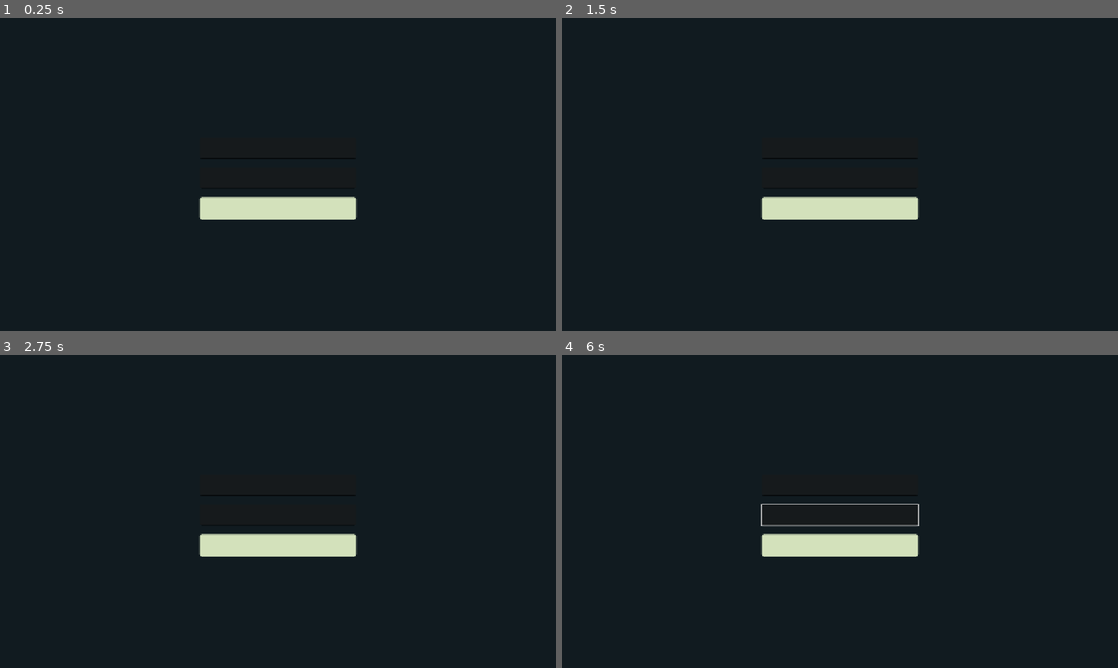
Above: before the commit, frames 1-4 (two rows, left to right).
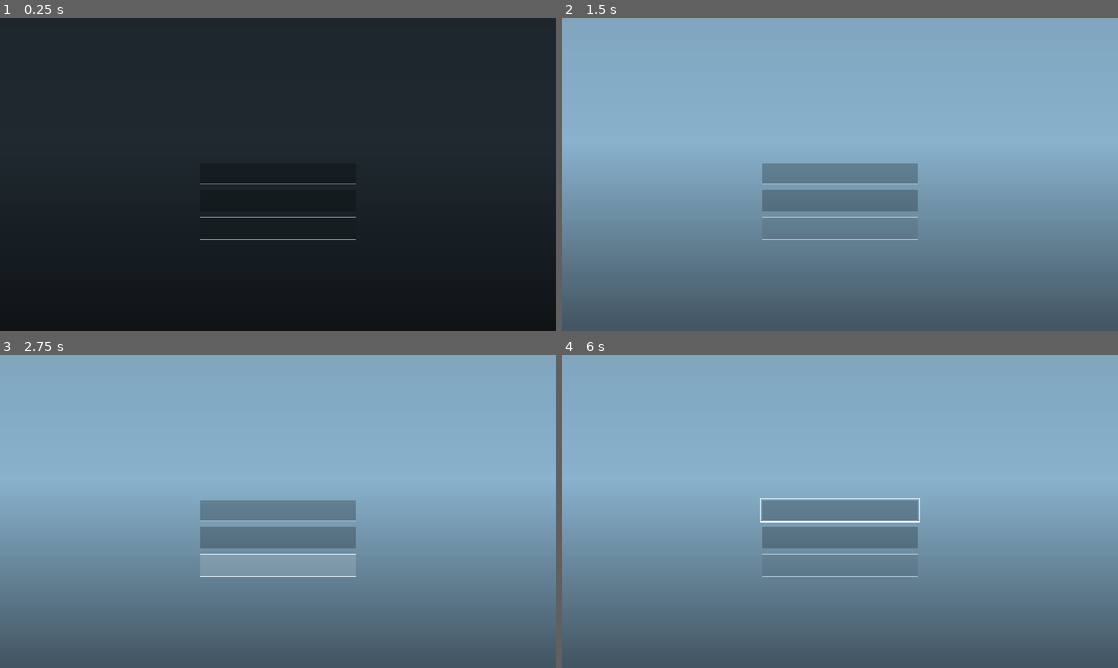
Above: after the commit, the same moments.

Repository: saurlax/dlut-online
Game: Godot game, scene res://scenes/main.tscn
The game is run twice, just before and just after one commit, with the same random seed, the same clock (stepped at 60 frames per second) and the same inputs.
Inputs (mouse positions are in pixels of both pictures, inside the frame that each line leads up to):
- Up to frame 1 (0.25 s): no input
- Up to frame 2 (1.5 s): click "登录" at 0.5 s; tap Enter at 1.25 s; move the mouse to (962, 158) at 1.27 s; hold D from 1.28 s (still down); tap Shift at 1.35 s; click (962, 158) at 1.42 s
- Up to frame 3 (2.75 s): tap Space at 1.52, 2 s; release D at 2 s; drag from (166, 527) to (250, 574) at 2.02 s
- Up to frame 4 (6 s): tap Enter at 2.75, 4.25 s; move the mouse to (895, 442) at 2.77 s; hold D 2.78-3.5 s; tap Keypad Enter at 2.85, 5.85 s; click (895, 442) at 2.92 s; tap Space at 3.5, 4.52, 5 s; drag from (812, 574) to (673, 464) at 3.52 s; move the mouse to (1006, 558) at 4.27 s; hold A 4.28-5 s; tap Shift at 4.35 s; click (1006, 558) at 4.42 s; drag from (673, 464) to (756, 433) at 5.02 s; move the mouse to (867, 511) at 5.77 s; hold S from 5.78 s (still down); click (867, 511) at 5.92 s

The runs differ from the first frame. In frame 1, 2.3% of the frame differs, in the area x 35-65%, y 44-71%; in frame 2, 100%, in the area x 0-100%, y 0-100%; in frame 3, 100%; in frame 4, 100%.

Commit message:
feat(game): add minimal menu with rotating campus views

Diff:
--- /dev/null
+++ b/apps/game/assets/ui/campus_theme.tres
@@ -0,0 +1,110 @@
+[gd_resource type="Theme" load_steps=9 format=3]
+
+[ext_resource type="FontFile" path="res://assets/fonts/CampusSans.ttf" id="1"]
+
+[sub_resource type="StyleBoxFlat" id="Normal"]
+content_margin_left = 16.0
+content_margin_top = 12.0
+content_margin_right = 16.0
+content_margin_bottom = 12.0
+bg_color = Color(0, 0, 0, 0.08)
+border_width_bottom = 1
+border_color = Color(1, 1, 1, 0.65)
+border_width_left = 1
+border_width_top = 1
+border_width_right = 1
+
+[sub_resource type="StyleBoxFlat" id="Hover"]
+content_margin_left = 16.0
+content_margin_top = 12.0
+content_margin_right = 16.0
+content_margin_bottom = 12.0
+bg_color = Color(1, 1, 1, 0.15)
+border_width_bottom = 1
+border_color = Color(1, 1, 1, 1)
+border_width_left = 1
+border_width_top = 1
+border_width_right = 1
+
+[sub_resource type="StyleBoxFlat" id="Pressed"]
+content_margin_left = 16.0
+content_margin_top = 12.0
+content_margin_right = 16.0
+content_margin_bottom = 12.0
+bg_color = Color(1, 1, 1, 0.25)
+border_width_bottom = 1
+border_color = Color(1, 1, 1, 1)
+border_width_left = 1
+border_width_top = 1
+border_width_right = 1
+
+[sub_resource type="StyleBoxFlat" id="Disabled"]
+content_margin_left = 16.0
+content_margin_top = 12.0
+content_margin_right = 16.0
+content_margin_bottom = 12.0
+bg_color = Color(0, 0, 0, 0.08)
+border_width_bottom = 1
+border_color = Color(1, 1, 1, 0.25)
+border_width_left = 1
+border_width_top = 1
+border_width_right = 1
+
+[sub_resource type="StyleBoxFlat" id="Field"]
+content_margin_left = 16.0
+content_margin_top = 12.0
+content_margin_right = 16.0
+content_margin_bottom = 12.0
+bg_color = Color(0, 0, 0, 0.24)
+border_width_bottom = 1
+border_color = Color(1, 1, 1, 0.4)
+
+[sub_resource type="StyleBoxFlat" id="Focus"]
+draw_center = false
+border_width_left = 2
+border_width_top = 2
+border_width_right = 2
+border_width_bottom = 2
+border_color = Color(1, 1, 1, 1)
+expand_margin_left = 4.0
+expand_margin_top = 4.0
+expand_margin_right = 4.0
+expand_margin_bottom = 4.0
+
+[sub_resource type="StyleBoxEmpty" id="Empty"]
+
+[resource]
+default_font = ExtResource("1")
+default_font_size = 16
+Button/colors/font_color = Color(1, 1, 1, 1)
+Button/colors/font_hover_color = Color(1, 1, 1, 1)
+Button/colors/font_pressed_color = Color(1, 1, 1, 1)
+Button/colors/font_focus_color = Color(1, 1, 1, 1)
+Button/colors/font_disabled_color = Color(1, 1, 1, 0.45)
+Button/styles/normal = SubResource("Normal")
+Button/styles/hover = SubResource("Hover")
+Button/styles/pressed = SubResource("Pressed")
+Button/styles/disabled = SubResource("Disabled")
+Button/styles/focus = SubResource("Focus")
+PrimaryButton/base_type = &"Button"
+PrimaryButton/font_sizes/font_size = 22
+QuietButton/base_type = &"Button"
+QuietButton/styles/normal = SubResource("Empty")
+QuietButton/styles/hover = SubResource("Empty")
+QuietButton/styles/pressed = SubResource("Empty")
+Label/colors/font_color = Color(1, 1, 1, 1)
+Label/colors/font_shadow_color = Color(0, 0, 0, 0.5)
+Label/constants/shadow_offset_y = 1
+LineEdit/colors/font_color = Color(1, 1, 1, 1)
+LineEdit/colors/font_placeholder_color = Color(1, 1, 1, 0.75)
+LineEdit/colors/font_uneditable_color = Color(1, 1, 1, 0.5)
+LineEdit/colors/caret_color = Color(1, 1, 1, 1)
+LineEdit/colors/selection_color = Color(1, 1, 1, 0.3)
+LineEdit/styles/normal = SubResource("Field")
+LineEdit/styles/read_only = SubResource("Field")
+LineEdit/styles/focus = SubResource("Focus")
+LinkButton/colors/font_color = Color(1, 1, 1, 0.8)
+LinkButton/colors/font_hover_color = Color(1, 1, 1, 1)
+LinkButton/colors/font_pressed_color = Color(1, 1, 1, 1)
+LinkButton/colors/font_focus_color = Color(1, 1, 1, 1)
+LinkButton/styles/focus = SubResource("Focus")
--- a/apps/game/scenes/main.tscn
+++ b/apps/game/scenes/main.tscn
@@ -1,7 +1,21 @@
-[gd_scene load_steps=2 format=3]
+[gd_scene load_steps=3 format=3]
 
 [ext_resource type="Script" path="res://scripts/client/campus_hud.gd" id="1"]
+
+[ext_resource type="PackedScene" path="res://scenes/ui/login_menu.tscn" id="2"]
 
 [node name="DLUTOnline" type="CanvasLayer"]
 script = ExtResource("1")
 login_only = true
+
+[node name="Interface" type="Control" parent="."]
+layout_mode = 3
+anchors_preset = 15
+anchor_right = 1.0
+anchor_bottom = 1.0
+grow_horizontal = 2
+grow_vertical = 2
+mouse_filter = 2
+
+[node name="Menu" parent="Interface" instance=ExtResource("2")]
+layout_mode = 1
--- /dev/null
+++ b/apps/game/scenes/ui/campus_backdrop.tscn
@@ -0,0 +1,47 @@
+[gd_scene load_steps=7 format=3]
+
+[ext_resource type="PackedScene" path="res://assets/campuses/lingshui/models/lingshui_campus.tscn" id="1"]
+[ext_resource type="Script" path="res://scripts/client/campus_backdrop.gd" id="2"]
+[ext_resource type="Shader" path="res://assets/sky/campus_sky.gdshader" id="3"]
+
+[sub_resource type="ShaderMaterial" id="SkyMaterial"]
+shader = ExtResource("3")
+shader_parameter/sun_direction = Vector3(0.2, 0.7, 0.5)
+shader_parameter/cloud_cover = 0.22
+
+[sub_resource type="Sky" id="Sky"]
+sky_material = SubResource("SkyMaterial")
+
+[sub_resource type="Environment" id="Environment"]
+background_mode = 2
+sky = SubResource("Sky")
+ambient_light_source = 2
+ambient_light_color = Color(0.78, 0.84, 0.94, 1)
+ambient_light_energy = 0.55
+reflected_light_source = 2
+tonemap_mode = 2
+fog_enabled = true
+fog_density = 0.000025
+fog_light_color = Color(0.59, 0.67, 0.73, 1)
+
+[node name="CampusBackdrop" type="Node3D"]
+script = ExtResource("2")
+
+[node name="CampusModel" parent="." instance=ExtResource("1")]
+
+[node name="WorldEnvironment" type="WorldEnvironment" parent="."]
+environment = SubResource("Environment")
+
+[node name="Sun" type="DirectionalLight3D" parent="."]
+rotation_degrees = Vector3(-53.3, -158.2, 0)
+light_color = Color(1, 0.96, 0.88, 1)
+light_energy = 1.0
+shadow_enabled = true
+directional_shadow_max_distance = 250.0
+
+[node name="Camera" type="Camera3D" parent="."]
+position = Vector3(75, 12, 65)
+rotation_degrees = Vector3(0, 5.2, 0)
+current = true
+fov = 68.0
+far = 2500.0
--- /dev/null
+++ b/apps/game/scenes/ui/login_menu.tscn
@@ -0,0 +1,130 @@
+[gd_scene load_steps=5 format=3]
+
+[ext_resource type="Theme" path="res://assets/ui/campus_theme.tres" id="1"]
+[ext_resource type="Script" path="res://scripts/client/menu_cover.gd" id="2"]
+
+[sub_resource type="Gradient" id="ShadeGradient"]
+offsets = PackedFloat32Array(0, 0.4, 1)
+colors = PackedColorArray(0, 0, 0, 0.12, 0, 0, 0, 0.06, 0, 0, 0, 0.55)
+
+[sub_resource type="GradientTexture2D" id="Shade"]
+gradient = SubResource("ShadeGradient")
+fill_from = Vector2(0, 0)
+fill_to = Vector2(0, 1)
+
+[node name="Menu" type="ColorRect"]
+anchors_preset = 15
+anchor_right = 1.0
+anchor_bottom = 1.0
+grow_horizontal = 2
+grow_vertical = 2
+theme = ExtResource("1")
+color = Color(0.07, 0.09, 0.1, 1)
+script = ExtResource("2")
+
+[node name="Background" type="SubViewportContainer" parent="."]
+layout_mode = 1
+anchors_preset = 15
+anchor_right = 1.0
+anchor_bottom = 1.0
+grow_horizontal = 2
+grow_vertical = 2
+mouse_filter = 2
+stretch = true
+
+[node name="Viewport" type="SubViewport" parent="Background"]
+handle_input_locally = false
+own_world_3d = true
+msaa_3d = 1
+size = Vector2i(1280, 720)
+render_target_update_mode = 2
+
+[node name="ShotFade" type="ColorRect" parent="."]
+layout_mode = 1
+anchors_preset = 15
+anchor_right = 1.0
+anchor_bottom = 1.0
+grow_horizontal = 2
+grow_vertical = 2
+mouse_filter = 2
+color = Color(0, 0, 0, 0)
+
+[node name="Shade" type="TextureRect" parent="."]
+layout_mode = 1
+anchors_preset = 15
+anchor_right = 1.0
+anchor_bottom = 1.0
+grow_horizontal = 2
+grow_vertical = 2
+mouse_filter = 2
+texture = SubResource("Shade")
+
+[node name="Composition" type="Control" parent="."]
+layout_mode = 0
+offset_right = 1280.0
+offset_bottom = 720.0
+mouse_filter = 2
+
+[node name="Title" type="Label" parent="Composition"]
+layout_mode = 0
+offset_left = 160.0
+offset_top = 105.0
+offset_right = 1120.0
+offset_bottom = 177.0
+theme_override_font_sizes/font_size = 48
+text = "DLUT Online"
+horizontal_alignment = 1
+
+[node name="Form" type="Control" parent="Composition"]
+layout_mode = 0
+offset_left = 460.0
+offset_top = 290.0
+offset_right = 820.0
+offset_bottom = 640.0
+mouse_filter = 2
+
+[node name="Fields" type="VBoxContainer" parent="Composition/Form"]
+layout_mode = 0
+offset_right = 360.0
+offset_bottom = 300.0
+theme_override_constants/separation = 14
+
+[node name="AccountIdentity" type="Label" parent="Composition/Form/Fields"]
+layout_mode = 2
+custom_minimum_size = Vector2(0, 30)
+text = "使用 DLUT Online 账号登录"
+autowrap_mode = 3
+horizontal_alignment = 1
+
+[node name="LoginEmail" type="LineEdit" parent="Composition/Form/Fields"]
+custom_minimum_size = Vector2(0, 48)
+layout_mode = 2
+placeholder_text = "邮箱"
+max_length = 254
+
+[node name="LoginPassword" type="LineEdit" parent="Composition/Form/Fields"]
+custom_minimum_size = Vector2(0, 48)
+layout_mode = 2
+placeholder_text = "密码"
+secret = true
+secret_character = "*"
+
+[node name="EnterCampus" type="Button" parent="Composition/Form/Fields"]
+custom_minimum_size = Vector2(0, 52)
+layout_mode = 2
+mouse_default_cursor_shape = 2
+theme_type_variation = &"PrimaryButton"
+text = "登录"
+
+[node name="CancelLogin" type="Button" parent="Composition/Form/Fields"]
+visible = false
+layout_mode = 2
+theme_type_variation = &"QuietButton"
+text = "取消登录"
+
+[node name="Register" type="LinkButton" parent="Composition/Form/Fields"]
+layout_mode = 2
+size_flags_horizontal = 4
+mouse_default_cursor_shape = 2
+text = "没有账号？先去 dlut.online 注册"
+uri = "https://dlut.online/register"
--- /dev/null
+++ b/apps/game/scripts/client/campus_backdrop.gd
@@ -0,0 +1,38 @@
+@tool
+extends Node3D
+## Camera-only shots of existing photo-supported facades; no gameplay or physics.
+
+const SHOT_DURATION := 14.0
+const FADE_DURATION := 0.8
+const SHOTS := [
+	[Vector3(75, 12, 65), Vector3(112, 14, 58), Vector3(85, 12, -45)],
+	[Vector3(110, 12, 245), Vector3(73, 14, 239), Vector3(88, 12, 140)],
+	[Vector3(-1020, 14, -535), Vector3(-1010, 16, -500), Vector3(-865, 14, -512)],
+]
+var shot_index := 0
+var elapsed := 0.0
+
+func _ready() -> void:
+	set_shot(0)
+
+func set_shot(index: int) -> void:
+	shot_index = posmod(index, SHOTS.size())
+	elapsed = 0.0
+	_update_camera()
+
+func advance(delta: float) -> void:
+	elapsed += delta
+	while elapsed >= SHOT_DURATION:
+		elapsed -= SHOT_DURATION
+		shot_index = (shot_index + 1) % SHOTS.size()
+	_update_camera()
+
+func fade_alpha() -> float:
+	return 1.0 - smoothstep(0.0, FADE_DURATION, minf(elapsed, SHOT_DURATION - elapsed))
+
+func _update_camera() -> void:
+	if not is_node_ready(): return
+	var shot: Array = SHOTS[shot_index]
+	var progress: float = smoothstep(0.0, 1.0, elapsed / SHOT_DURATION)
+	var start: Vector3 = shot[0]
+	$Camera.look_at_from_position(start.lerp(shot[1], progress), shot[2], Vector3.UP)
--- a/apps/game/scripts/client/campus_hud.gd
+++ b/apps/game/scripts/client/campus_hud.gd
@@ -2,6 +2,9 @@
 
 @export var login_only := false
 var loading_campus := false
+
+const MenuScene = preload("res://scenes/ui/login_menu.tscn")
+const MenuTheme = preload("res://assets/ui/campus_theme.tres")
 
 const Account = preload("res://scripts/client/account_session.gd")
 var account_login: Node
@@ -47,14 +50,14 @@
 func build(body: CharacterBody3D, world: Node3D) -> void:
 	player = body
 	campus = world
-	root_control = Control.new()
-	add_child(root_control)
+	root_control = get_node_or_null("Interface")
+	if root_control == null:
+		root_control = Control.new()
+		root_control.name = "Interface"
+		add_child(root_control)
 	root_control.set_anchors_and_offsets_preset(Control.PRESET_FULL_RECT)
 	root_control.mouse_filter = Control.MOUSE_FILTER_IGNORE
-	var theme := Theme.new()
-	theme.default_font = load("res://assets/fonts/CampusSans.ttf")
-	theme.default_font_size = 15
-	root_control.theme = theme
+	root_control.theme = MenuTheme
 	crosshair = Control.new()
 	crosshair.mouse_filter = Control.MOUSE_FILTER_IGNORE
 	root_control.add_child(crosshair)
@@ -67,79 +70,30 @@
 		line.mouse_filter = Control.MOUSE_FILTER_IGNORE
 		crosshair.add_child(line)
 	crosshair.hide()
-	overlay = ColorRect.new()
-	overlay.color = Color("111b20")
-	overlay.mouse_filter = Control.MOUSE_FILTER_STOP
-	root_control.add_child(overlay)
-	overlay.set_anchors_and_offsets_preset(Control.PRESET_FULL_RECT)
-	var center := CenterContainer.new()
-	overlay.add_child(center)
-	center.set_anchors_and_offsets_preset(Control.PRESET_FULL_RECT)
-	var column := VBoxContainer.new()
-	column.custom_minimum_size.x = 320
-	column.add_theme_constant_override("separation",20)
-	center.add_child(column)
-	var cover_title := Label.new()
-	cover_title.text = "DLUT Online"
-	cover_title.horizontal_alignment = HORIZONTAL_ALIGNMENT_CENTER
-	cover_title.add_theme_font_size_override("font_size",48)
-	column.add_child(cover_title)
-	identity_label = Label.new()
-	identity_label.name = "AccountIdentity"
-	identity_label.custom_minimum_size.x = 360
-	identity_label.autowrap_mode = TextServer.AUTOWRAP_WORD_SMART
-	identity_label.horizontal_alignment = HORIZONTAL_ALIGNMENT_CENTER
-	column.add_child(identity_label)
-	identity_label.text = "使用 DLUT Online 账号登录"
-	email_input = LineEdit.new()
-	email_input.name = "LoginEmail"
-	email_input.placeholder_text = "邮箱"
-	email_input.custom_minimum_size.y = 48
-	email_input.max_length = 254
-	column.add_child(email_input)
-	password_input = LineEdit.new()
-	password_input.name = "LoginPassword"
-	password_input.placeholder_text = "密码"
-	password_input.secret = true
-	password_input.secret_character = "*"
-	password_input.custom_minimum_size.y = 48
-	column.add_child(password_input)
+	overlay = root_control.get_node_or_null("Menu")
+	if overlay == null:
+		overlay = MenuScene.instantiate()
+		overlay.background_enabled = login_only
+		root_control.add_child(overlay)
+	overlay.show_account_page(false)
+	var fields: VBoxContainer = overlay.get_node("Composition/Form/Fields")
+	identity_label = fields.get_node("AccountIdentity")
+	email_input = fields.get_node("LoginEmail")
+	password_input = fields.get_node("LoginPassword")
+	enter_button = fields.get_node("EnterCampus")
+	cancel_login = fields.get_node("CancelLogin")
+	register_link = fields.get_node("Register")
 	email_input.text_submitted.connect(func(_value: String): password_input.grab_focus())
 	password_input.text_submitted.connect(func(_value: String): _begin_login())
-	enter_button = Button.new()
-	enter_button.name = "EnterCampus"
-	enter_button.text = "登录"
-	enter_button.custom_minimum_size.y = 52
-	var style := StyleBoxFlat.new()
-	style.bg_color = Color("d3e1bb")
-	style.set_corner_radius_all(5)
-	enter_button.add_theme_stylebox_override("normal",style)
-	var hover := style.duplicate() as StyleBoxFlat
-	hover.bg_color = Color("e7efd8")
-	enter_button.add_theme_stylebox_override("hover",hover)
-	enter_button.add_theme_stylebox_override("pressed",style)
-	enter_button.add_theme_color_override("font_color",Color("243d30"))
-	enter_button.add_theme_color_override("font_hover_color",Color("243d30"))
-	enter_button.add_theme_color_override("font_pressed_color",Color("243d30"))
 	enter_button.pressed.connect(_begin_login)
-	column.add_child(enter_button)
 	account_login = Account.new()
 	add_child(account_login)
 	account_login.status_changed.connect(_login_status)
 	account_login.authenticated.connect(_account_authenticated)
-	cancel_login = Button.new()
-	cancel_login.text = "取消登录"
-	cancel_login.flat = true
-	cancel_login.hide()
 	cancel_login.pressed.connect(func():
 		account_login.cancel()
 		_login_status("已取消，可重新登录")
 	)
-	column.add_child(cancel_login)
-	register_link = LinkButton.new()
-	register_link.text = "没有账号？先去 dlut.online 注册"
-	register_link.uri = "https://dlut.online/register"
-	column.add_child(register_link)
 	network = get_node("/root/GameNetwork")
 	network.menu_required.connect(_show_login)
 	if login_only:
@@ -147,7 +101,9 @@
 			_account_authenticated()
 		else:
 			account_login.restore.call_deferred()
-		if network.status_text != "未连接": identity_label.text = network.status_text
+		if network.status_text != "未连接":
+			identity_label.text = network.status_text
+			identity_label.show()
 		return
 	network.configure(player, campus.campus_id)
 	network.status_changed.connect(_network_status)
@@ -198,6 +154,7 @@
 
 func _account_authenticated() -> void:
 	if loading_campus or Account.token.is_empty(): return
+	overlay.show_account_page(true)
 	password_input.clear()
 	email_input.hide()
 	password_input.hide()
@@ -211,6 +168,7 @@
 	loading_campus = true
 	Catalog.entry_requested = true
 	var generation: int = network.connection_generation
+	identity_label.show()
 	identity_label.text = "加载中"
 	var path: String = Catalog.CAMPUSES.lingshui.scene
 	if ResourceLoader.load_threaded_request(path) == OK:
@@ -230,6 +188,7 @@
 
 func _network_status(value: String) -> void:
 	if not Catalog.started:
+		identity_label.show()
 		identity_label.text = value
 		enter_button.disabled = network.active
 
@@ -245,6 +204,7 @@
 		loading_campus = false
 		enter_button.disabled = false
 		if Account.token.is_empty():
+			overlay.show_account_page(false)
 			email_input.show()
 			password_input.show()
 			register_link.show()
@@ -252,6 +212,7 @@
 			password_input.editable = true
 			enter_button.text = "登录"
 		identity_label.text = network.status_text
+		identity_label.show()
 		return
 	switching = false
 	transfer_panel.hide()
--- /dev/null
+++ b/apps/game/scripts/client/menu_cover.gd
@@ -0,0 +1,52 @@
+@tool
+extends ColorRect
+## Presentation only; this scene never authenticates or creates a player.
+
+const BACKDROP_PATH := "res://scenes/ui/campus_backdrop.tscn"
+@export_enum("Login", "Main menu") var preview_page: int = 0:
+	set(value):
+		preview_page = value
+		if is_node_ready(): show_account_page(value == 1)
+@export_enum("Main building", "Bochuan library", "Lingxi library") var preview_shot: int = 0:
+	set(value):
+		preview_shot = value
+		if is_instance_valid(backdrop): backdrop.set_shot(value)
+@export var animate_preview := false
+var background_enabled := true
+var backdrop: Node3D
+var background_requested := false
+
+func _ready() -> void:
+	resized.connect(_layout)
+	_layout()
+	show_account_page(preview_page == 1)
+	if background_enabled:
+		if not Engine.is_editor_hint(): Engine.max_fps = 60
+		background_requested = ResourceLoader.load_threaded_request(BACKDROP_PATH) == OK
+
+func _layout() -> void:
+	var factor: float = minf(size.x / 1280.0, size.y / 720.0)
+	$Composition.scale = Vector2.ONE * factor
+	$Composition.position = (size - Vector2(1280, 720) * factor) * 0.5
+
+func _process(delta: float) -> void:
+	if background_requested and ResourceLoader.load_threaded_get_status(BACKDROP_PATH) != ResourceLoader.THREAD_LOAD_IN_PROGRESS:
+		background_requested = false
+		var scene: PackedScene = ResourceLoader.load_threaded_get(BACKDROP_PATH)
+		if scene != null and background_enabled:
+			backdrop = scene.instantiate()
+			$Background/Viewport.add_child(backdrop)
+			backdrop.set_shot(preview_shot)
+	if is_instance_valid(backdrop):
+		if (not Engine.is_editor_hint() or animate_preview) and is_visible_in_tree():
+			backdrop.advance(delta)
+		$ShotFade.color.a = backdrop.fade_alpha() if not Engine.is_editor_hint() or animate_preview else 0.0
+
+func show_account_page(authenticated: bool) -> void:
+	$Composition/Form.position.y = 510.0 if authenticated else 290.0
+	$Composition/Form/Fields/AccountIdentity.visible = not authenticated
+	$Composition/Form/Fields/LoginEmail.visible = not authenticated
+	$Composition/Form/Fields/LoginPassword.visible = not authenticated
+	$Composition/Form/Fields/Register.visible = not authenticated
+	$Composition/Form/Fields/EnterCampus.text = "进入游戏" if authenticated else "登录"
+	$Composition/Form/Fields/AccountIdentity.text = "" if authenticated else "使用 DLUT Online 账号登录"
Binary file changed: apps/game/assets/fonts/CampusSans.ttf
Not shown, changed: apps/game/export_presets.cfg
Not shown, added: apps/game/scripts/client/campus_backdrop.gd.uid
Not shown, added: apps/game/scripts/client/menu_cover.gd.uid
Not shown, changed: apps/game/tools/subset_font.py
Not shown, changed: openspec/changes/account-only-login/design.md
Not shown, changed: openspec/changes/account-only-login/specs/account-only-login/spec.md
Not shown, changed: openspec/changes/account-only-login/tasks.md
Not shown, added: openspec/changes/native-menu-theme/.openspec.yaml
Not shown, added: openspec/changes/native-menu-theme/design.md
Not shown, added: openspec/changes/native-menu-theme/proposal.md
Not shown, added: openspec/changes/native-menu-theme/specs/native-menu-theme/spec.md
(and 1 more such lines)
